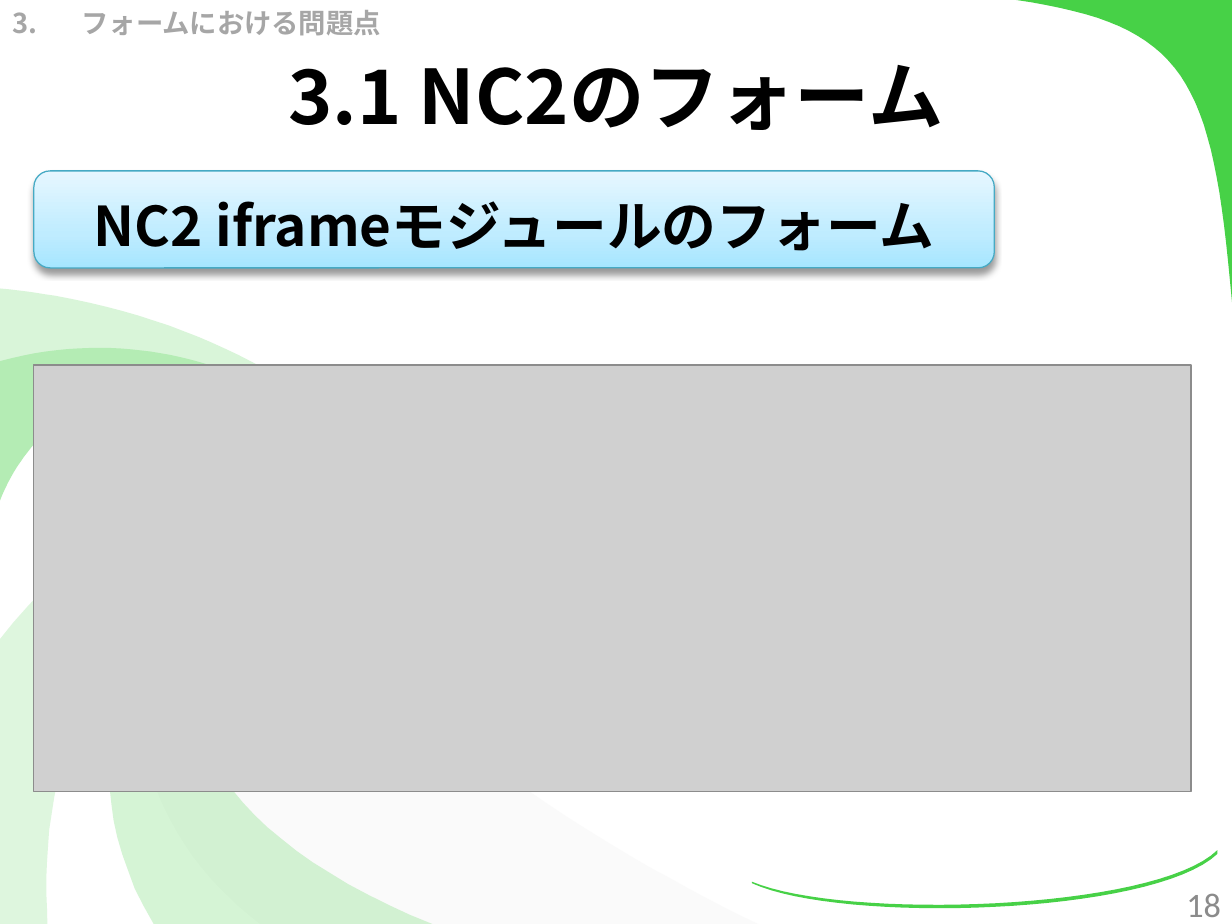
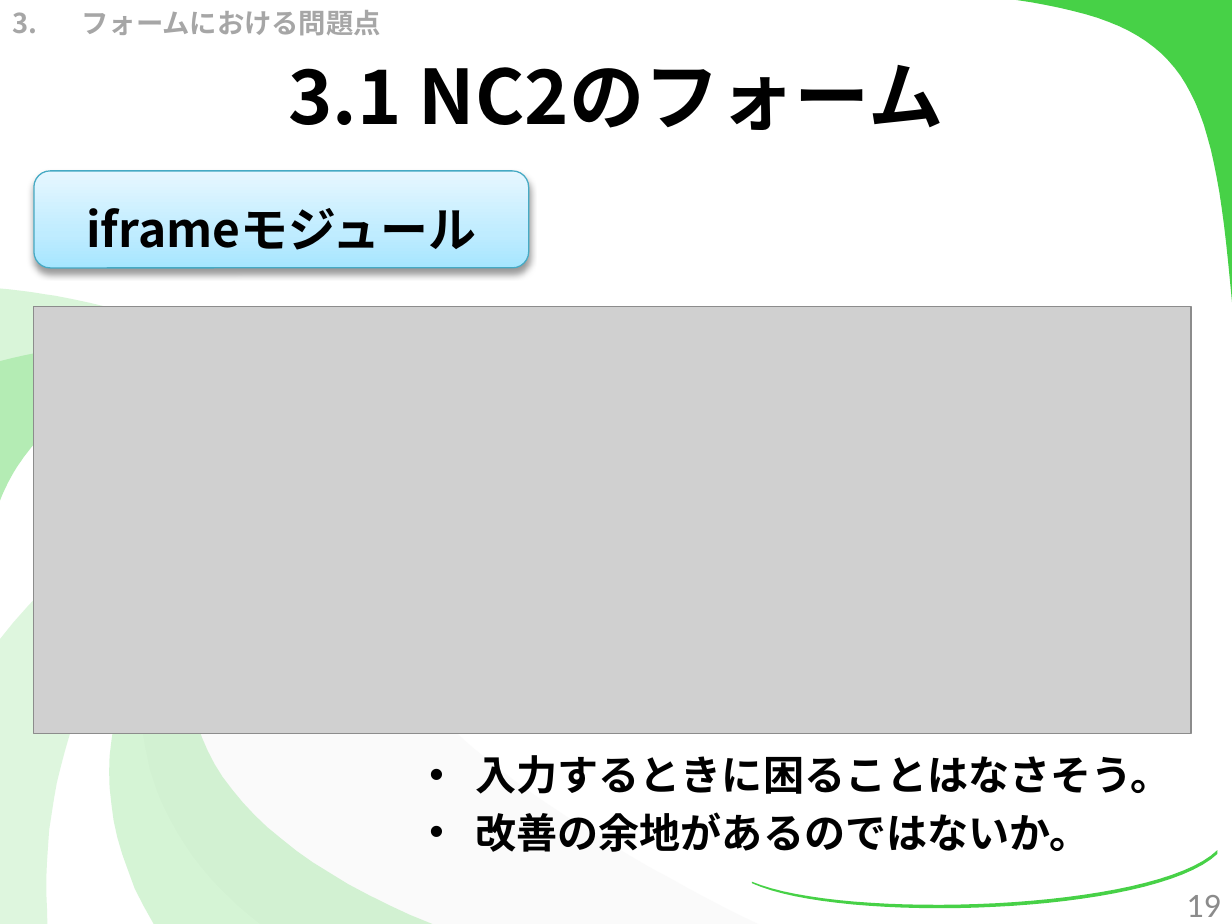
Before and after one commit to kotaro0717/Report-Management, a slide deck: slide 19 of 1.中間報告/3.発表資料/report_hokada.pptx (slide 18 before the commit). Drawn at 1232x924 pixels with LibreOffice and Linux fonts; fonts in the diff are those of the drawing; grey boxes stand for pictures. Boxes give left, top, right and bottom in pixels: in the first picture for what was removed or moved away, otherwise in the second. Text is boxed around its words. In the diff, an @@ line names an element or a change of style, - is before the commit and + after.

```diff
--- a/1.中間報告/3.発表資料/report_hokada.pptx
+++ b/1.中間報告/3.発表資料/report_hokada.pptx
@@ rounded rectangle "iframeモジュール": place and size @@
-rounded rectangle "iframeモジュール" at box(34, 171, 995, 269)
+rounded rectangle "iframeモジュール" at box(34, 171, 530, 269)
@@ text in rounded rectangle at box(86, 208, 476, 250): text changed; size 32 to 28 pt; font Calibri to Noto Sans CJK JP @@
-NC2 iframeモジュールのフォーム
+iframeモジュール
@@ picture: place and size @@
-picture at box(34, 365, 1191, 791)
+picture at box(34, 307, 1191, 733)
@@ text added at box(476, 755, 1172, 852), 24 pt, text #000000, bold @@
+• 入力するときに困ることはなさそう。
+• 改善の余地があるのではないか。
@@ page number at box(1186, 895, 1221, 917): text changed @@
-18
+19
```
Also in this commit, not shown: 33 other slides changed, 3 slides added, 5 slides removed.
